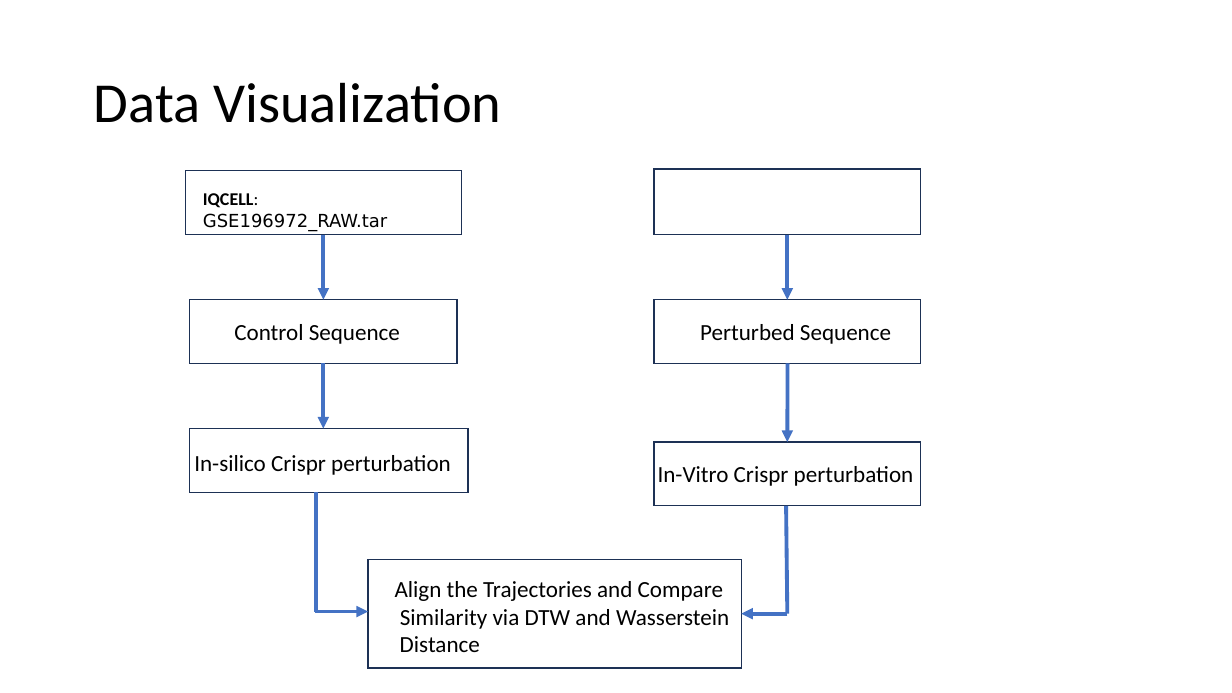
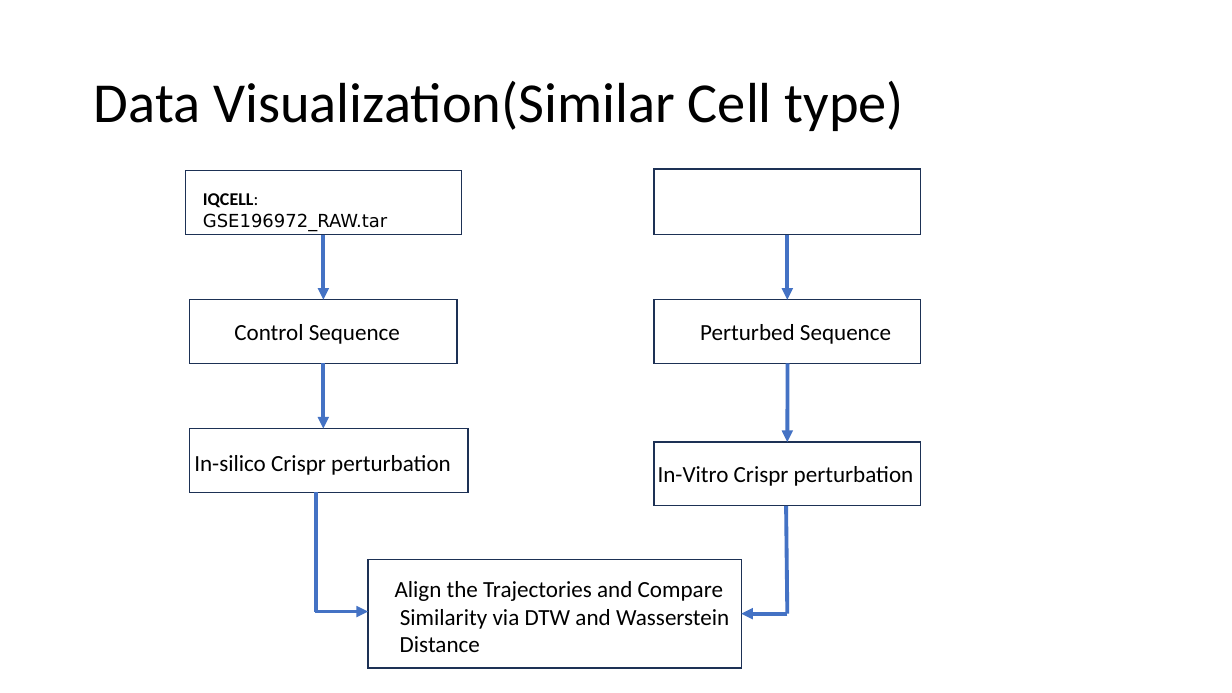
Before and after one commit to boabangf/GNN_RL_gene_trajectory_perturbation, a slide deck: slide 30 of ppt slides for omic codeathon (1) (1).pptx. Drawn at 1232x693 pixels with LibreOffice and Linux fonts; fonts in the diff are those of the drawing. Boxes give left, top, right and bottom in pixels: in the first picture for what was removed or moved away, otherwise in the second. Text is boxed around its words. In the diff, an @@ line names an element or a change of style, - is before the commit and + after.

```diff
--- a/ppt slides for omic codeathon (1) (1).pptx
+++ b/ppt slides for omic codeathon (1) (1).pptx
@@ title at (x1=94, y1=81, x2=904, y2=131): text changed @@
-Data Visualization
+Data Visualization(Similar Cell type)
```
Also in this commit, not shown: 2 slides added.
